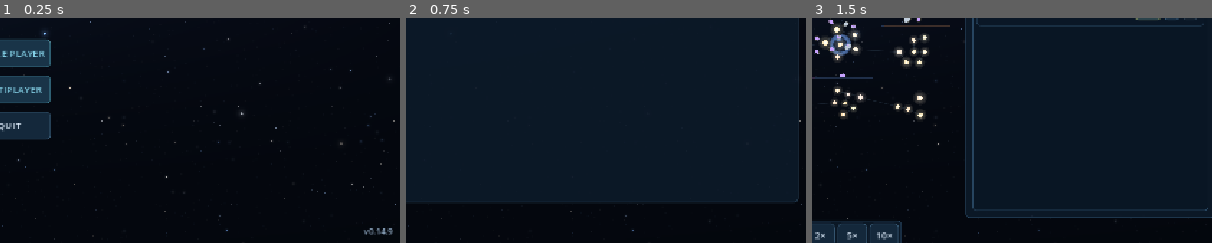
Above: before the commit, frames 1-3 (left to right).
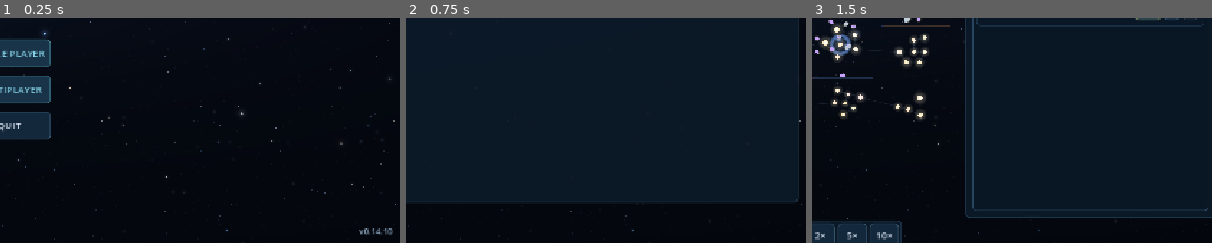
Above: after the commit, the same moments.

Repository: Allumnium/krangblade
Game: Godot game, scene res://scenes/main.tscn
The game is run twice, just before and just after one commit, with the same random seed, the same clock (stepped at 60 frames per second) and the same inputs.
Inputs:
- Up to frame 1 (0.25 s): no input
- Up to frame 2 (0.75 s): click "SINGLE PLAYER" at 0.5 s
- Up to frame 3 (1.5 s): click "START MATCH" at 1.25 s
The pictures show only the part of the screen within x 49-99%, y 48-98%; the shares and areas given below are measured in that part.

The runs differ from the first frame. In frame 1, 0.2% of the frame differs, in the area x 89-98%, y 93-97%; in frame 2, nothing differs; in frame 3, nothing differs.

Commit message:
v0.14.10: Limit civilian stock access by import threshold

Diff:
--- a/project.godot
+++ b/project.godot
@@ -3,7 +3,7 @@
 
 [application]
 config/name="Warbound"
-config/version="0.14.9"
+config/version="0.14.10"
 run/main_scene="res://scenes/main.tscn"
 config/features=PackedStringArray("4.7", "GL Compatibility")
 config/description="A multiplayer territory-control RTS prototype."
--- a/scripts/economy_rules.gd
+++ b/scripts/economy_rules.gd
@@ -398,11 +398,17 @@
         return organics_demand(planet)
     return float(CIVILIAN_CONSUMPTION.get(resource, 0.0)) * population_multiplier(planet)
 
+static func civilian_stock_access(planet: Dictionary, resource: String) -> float:
+    # Stock above the import target is reserved for trade and construction.
+    var threshold: float = float(planet["thresholds"][resource]["min"])
+    var reserve: float = storage_capacity(planet) * threshold / 100.0
+    return minf(maxf(0.0, float(planet["stock"][resource])), reserve)
+
 static func net_rate(planet: Dictionary, resource: String) -> float:
     var net: float = rate(planet, resource) - consumption(planet, resource)
     if net > 0.0 and storage_free(planet, resource) <= EPS:
         return 0.0
-    if net < 0.0 and float(planet["stock"][resource]) <= EPS:
+    if net < 0.0 and civilian_stock_access(planet, resource) <= EPS:
         return 0.0
     return net
 
@@ -455,7 +461,7 @@
         next = growth_ceiling
         next_velocity = growth_constant * next
     # A food shortfall prevents positive growth even with demographic momentum.
-    var food_available: float = float(planet["stock"]["Organics"]) + rate(planet, "Organics") * dt
+    var food_available: float = civilian_stock_access(planet, "Organics") + rate(planet, "Organics") * dt
     if food_available + EPS < organics_demand(planet) * dt:
         next = minf(next, current)
         next_velocity = minf(next_velocity, 0.0)
@@ -907,12 +913,11 @@
         var stored: float = float(p["stock"][resource])
         var potential: float = rate(p, resource) * dt
         var demand: float = consumption(p, resource) * dt
-        var used: float = minf(demand, stored + potential)
+        var used: float = minf(demand, civilian_stock_access(p, resource) + potential)
         var produced: float = minf(potential, used + storage_free(p, resource))
         _record_flow(p, "Production", resource, produced)
         _record_flow(p, "Population", resource, used)
-        var change: float = potential - demand
-        p["stock"][resource] = maxf(0.0, stored + minf(change, storage_free(p, resource)))
+        p["stock"][resource] = maxf(0.0, stored + produced - used)
     # New yards and planetary production use infrastructure work, not an existing yard.
     for item in (p["queue"] as Array).duplicate():
         if int(item["size"]) == 0 and item["kind"] != "yard_upgrade" and _advance(p, item, dt):
--- a/tests/economy_rules_test.gd
+++ b/tests/economy_rules_test.gd
@@ -1098,6 +1098,13 @@
         depot["population"] = ECON.HOME_POPULATION * 2.0
         assert(is_equal_approx(ECON.consumption(depot, resource), demand * 2.0))
         depot["population"] = ECON.HOME_POPULATION
+    for resource in ["Metals", "Plastics", "Textiles", "Organics", "Tech"]:
+        var original: Dictionary = depot["thresholds"][resource].duplicate()
+        depot["thresholds"][resource]["min"] = 0.0
+        assert(is_zero_approx(ECON.civilian_stock_access(depot, resource)))
+        depot["thresholds"][resource]["min"] = 1.0
+        assert(ECON.civilian_stock_access(depot, resource) <= 20.0 + ECON.EPS)
+        depot["thresholds"][resource] = original
     var limit: float = ECON.storage_capacity(depot)
     depot["stock"]["Metals"] = limit - 0.01
     ECON._work_planet(warehouse_state, 0, 1.0)
--- a/tests/map_view_smoke.gd
+++ b/tests/map_view_smoke.gd
@@ -256,7 +256,7 @@
     assert(state["planets"][0]["continuous"]["production:Organics"])
     farm_repeat.button_pressed = false
     assert(not state["planets"][0]["continuous"]["production:Organics"])
-    assert((cards["Tech"]["repeat"] as Button).disabled)
+    assert(not (cards["Tech"]["repeat"] as Button).disabled)
     assert((cards["Tech"]["button"] as Button).disabled)
     tabs.current_tab = 3
     var upgrade_audio: AudioStreamPlayer = view.get("upgrade_audio")
Not shown, changed: AGENTS.md
Not shown, changed: THOUGHTS.md
Not shown, changed: TODO.md
